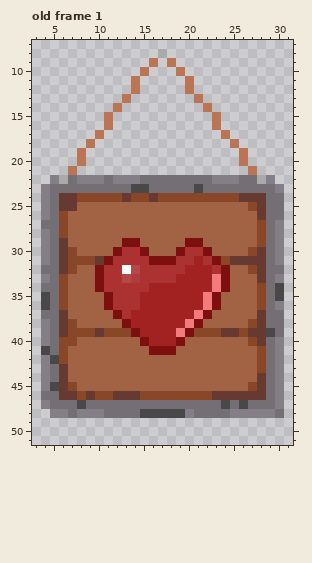
Edited in one commit: pixel-art file (StockSpriteAseprite/NextRoomDisplay/NextRoomDisplayCoeur.aseprite). Above, as it was before the edit.
35x52 pixels, 1 frame. Colours within 5 levels of each other are drawn and written as one. Shown: old frame 1: x 3..31, y 7..51. The commit also changed other frames, which this record leaves out.
New version:
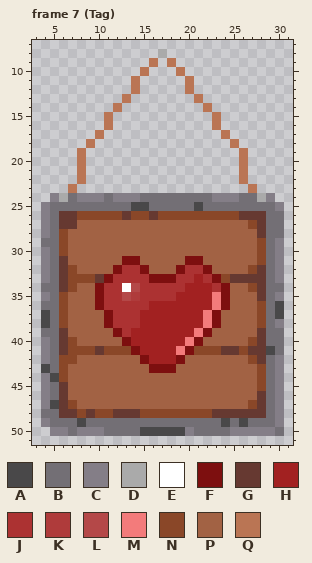
Palette (. is transparent): A #494849  B #736f75  C #847e87  D #aaaaaa  E #ffffff  F #7d0f0f  G #663931  H #a22121  J #ac3232  K #af3b3b  L #b44848  M #f37b7b  N #8a4728  P #a26244  Q #ba7554
A new or re-ordered frame is compared with the old frame closest to it.
Commit: Adding spawn animation for display
Difference:
frames 1 -> 9
--- frame 7 (Tag) is new; against old frame 1
@@ x 3..31 @@
 20 .....Q.................Q.....
-21 ....Q...................Q....
-22 ..CDBCCCBCCCBBBBBBBBCCCBBDC..
-23 .CBBBBBBBBBAABBBBBABBBBBBBBC.
-24 .CBGGNNNNNGNNGNNNNNNNNNGGGBB.
-25 .CBGGPPPPPPPPPPPPPPPPPPPNGBB.
-26 .CBNPPPPPPPPPPPPPPPPPPPPPGBB.
-27 .BBNPPPPPPPPPPPPPPPPPPPPPNBC.
-28 .CBNPPPPPPPPPPPPPPPPPPPPPNBC.
-29 .CBGPPPPPPFFPPPPPFFPPPPPPNBC.
-30 .CBGNPPPPFJJFPPPFJJFPPPPNGBC.
-31 .CBGNNNGFJJJJFFFJJHJFNGGGGBC.
-32 .BBGNPPFJJELJJJJJHHHJFPPNGBB.
-33 .CBNPPPFJJLKJJJJHHHHMFPPPGBC.
-34 .BBNPPPFJJJJJHHHHHHHMFPPPNBA.
-35 .ABNPPPPFJJJHHHHHHHMFPPPPNBA.
-36 .ABNPPPPFJJJHHHHHHHMFPPPPNBC.
-37 .BBGPPPPPFJHHHHHHHMFPPPPPGBB.
-38 .CBGNPPPPPFHHHHHHMFPPPPPNGBB.
-39 .CBGNNNGNNNFHHHHMFNNNGGNGGAB.
-40 .CBNNPPPPPPPFHHHFPPPPPPPNGBC.
-41 .ABNPPPPPPPPPFFFPPPPPPPPPNBC.
-42 .CANPPPPPPPPPPPPPPPPPPPPPNBC.
-43 .CBGPPPPPPPPPPPPPPPPPPPPPNBC.
-44 .CBGPPPPPPPPPPPPPPPPPPPPPGBC.
-45 .CAGNPPPPPPPPPPPPPPPPPPPNGBC.
-46 .BBGGNGNNGGGNNNNNNNNGGGGGGBC.
-47 .CBBBABBBBBBBBBBBBBBBABABBBC.
-48 ..CCBCCCBBBBAAAAACBBBBCCCCCB.
-49 .............................
-50 .............................
+21 .....Q.................Q.....
+22 .....Q.................Q.....
+23 ....Q...................Q....
+24 ..CDBCCCBCCCBBBBBBBBCCCBBDC..
+25 .CBBBBBBBBBAABBBBBABBBBBBBBC.
+26 .CBGGNNNNNGNNGNNNNNNNNNGGGBB.
+27 .CBGGPPPPPPPPPPPPPPPPPPPNGBB.
+28 .CBNPPPPPPPPPPPPPPPPPPPPPGBB.
+29 .BBNPPPPPPPPPPPPPPPPPPPPPNBC.
+30 .CBNPPPPPPPPPPPPPPPPPPPPPNBC.
+31 .CBGPPPPPPFFPPPPPFFPPPPPPNBC.
+32 .CBGNPPPPFJJFPPPFJJFPPPPNGBC.
+33 .CBGNNNGFJJJJFFFJJHJFNGGGGBC.
+34 .BBGNPPFJJELJJJJJHHHJFPPNGBB.
+35 .CBNPPPFJJLKJJJJHHHHMFPPPGBC.
+36 .BBNPPPFJJJJJHHHHHHHMFPPPNBA.
+37 .ABNPPPPFJJJHHHHHHHMFPPPPNBA.
+38 .ABNPPPPFJJJHHHHHHHMFPPPPNBC.
+39 .BBGPPPPPFJHHHHHHHMFPPPPPGBB.
+40 .CBGNPPPPPFHHHHHHMFPPPPPNGBB.
+41 .CBGNNNGNNNFHHHHMFNNNGGNGGAB.
+42 .CBNNPPPPPPPFHHHFPPPPPPPNGBC.
+43 .ABNPPPPPPPPPFFFPPPPPPPPPNBC.
+44 .CANPPPPPPPPPPPPPPPPPPPPPNBC.
+45 .CBGPPPPPPPPPPPPPPPPPPPPPNBC.
+46 .CBGPPPPPPPPPPPPPPPPPPPPPGBC.
+47 .CAGNPPPPPPPPPPPPPPPPPPPNGBC.
+48 .BBGGNGNNGGGNNNNNNNNGGGGGGBC.
+49 .CBBBABBBBBBBBBBBBBBBABABBBC.
+50 ..CCBCCCBBBBAAAAACBBBBCCCCCB.
 51 .............................
Where, in picture pixels (left, top, right, bottom), the same in both pictures:
changed: (41, 166, 284, 436)
